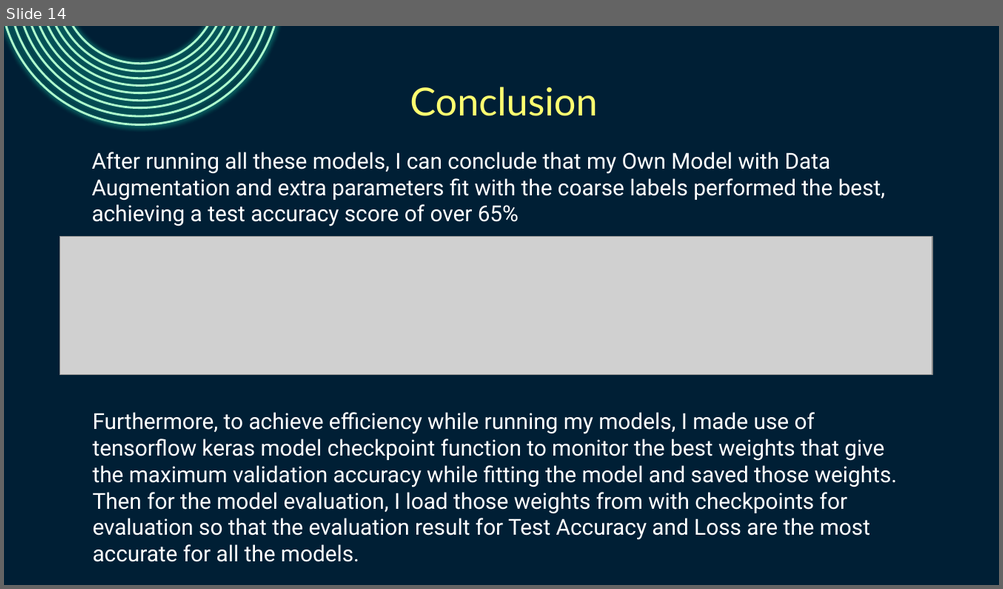
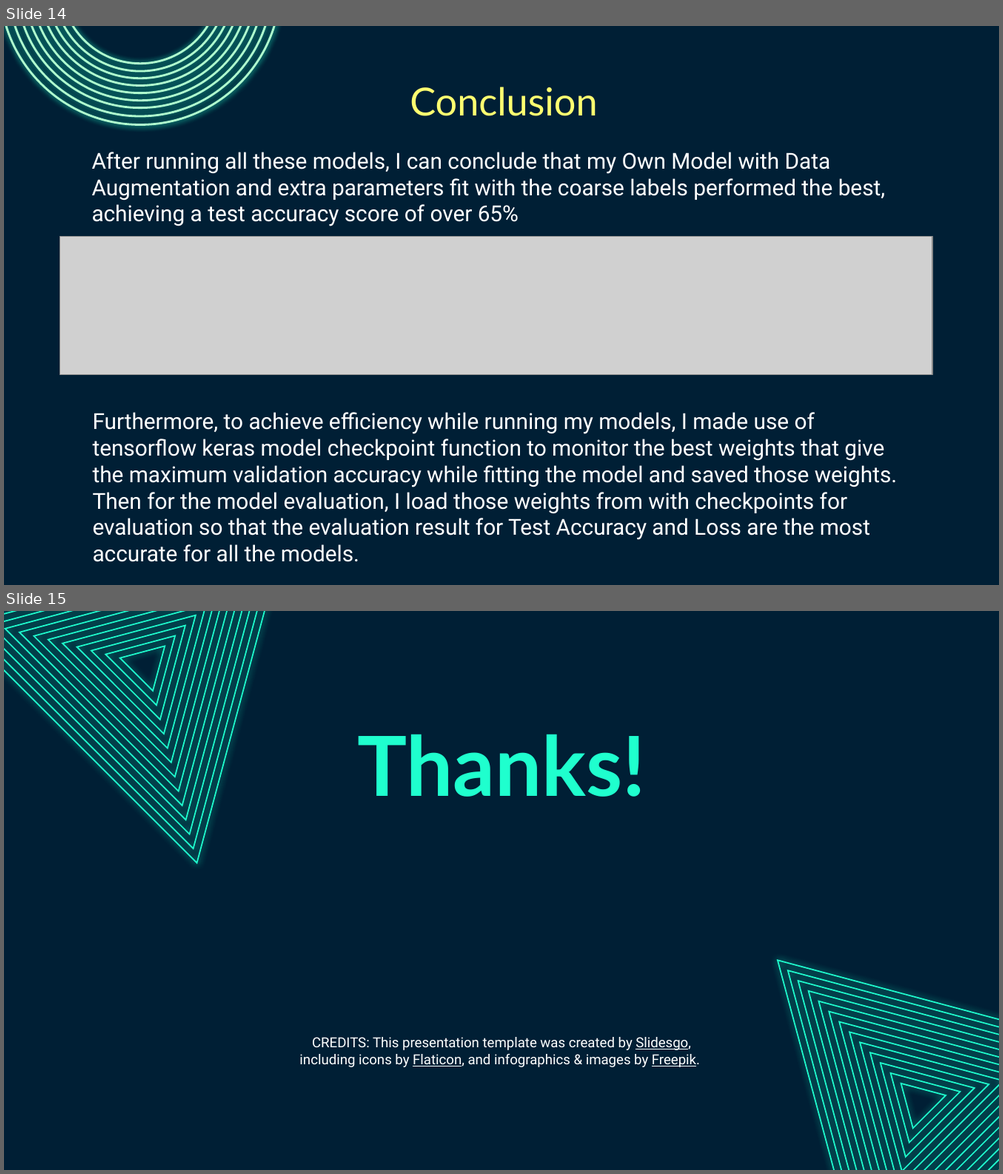
Before and after one commit to Amirrahman19/DeepLearning, a slide deck: CA1/PartB/Cifar100.pptx. Shown one above the other, each under a label of ours: slide 14 before the commit, slides 14 and 15 after it. The pictures are 1003x589 and 1003x1174 pixels, drawn with LibreOffice and Linux fonts; fonts in the diff are those of the drawing; grey boxes stand for pictures. Boxes give left, top, right and bottom in pixels: in the first picture for what was removed or moved away, otherwise in the second. Text is boxed around its words. In the diff, an @@ line names an element or a change of style, - is before the commit and + after.

```diff
--- a/CA1/PartB/Cifar100.pptx
+++ b/CA1/PartB/Cifar100.pptx
@@ slide 15 added at (x1=4, y1=611, x2=999, y2=1170), background #001F35 @@
@@ group added at (x1=4, y1=611, x2=287, y2=863): 13 freeform shapes @@
@@ title added at (x1=357, y1=734, x2=646, y2=797), 60 pt, text #1FFFCE, bold @@
+Thanks!
@@ text added at (x1=299, y1=1037, x2=700, y2=1068), 10 pt, text #FFFFFF @@
+CREDITS: This presentation template was created by Slidesgo, including icons by Flaticon, and infographics & images by Freepik.
@@ group added at (x1=778, y1=960, x2=999, y2=1170): 13 freeform shapes @@
```
Also in this commit, not shown: 2 slides changed, 1 slide removed, 8 other files.
